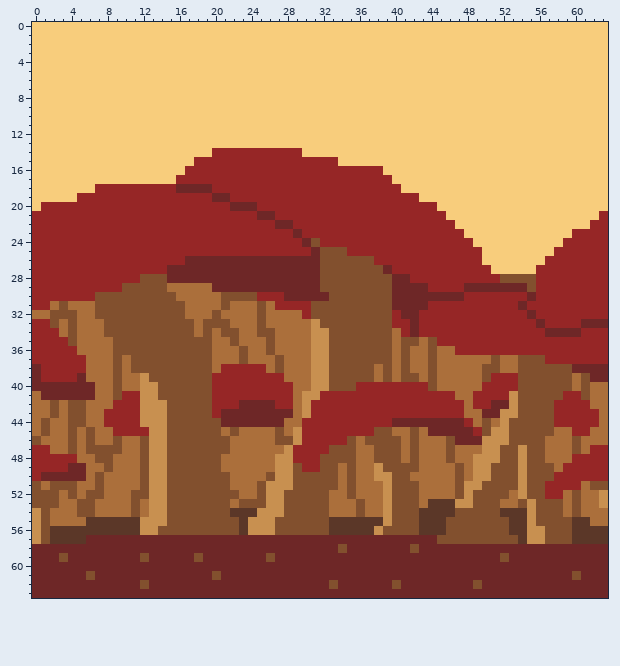
File history of a pixel-art file, assets/bg-mushroom.ase. Above: the version before the commit.
64x64 pixels, 1 frame.
The result:
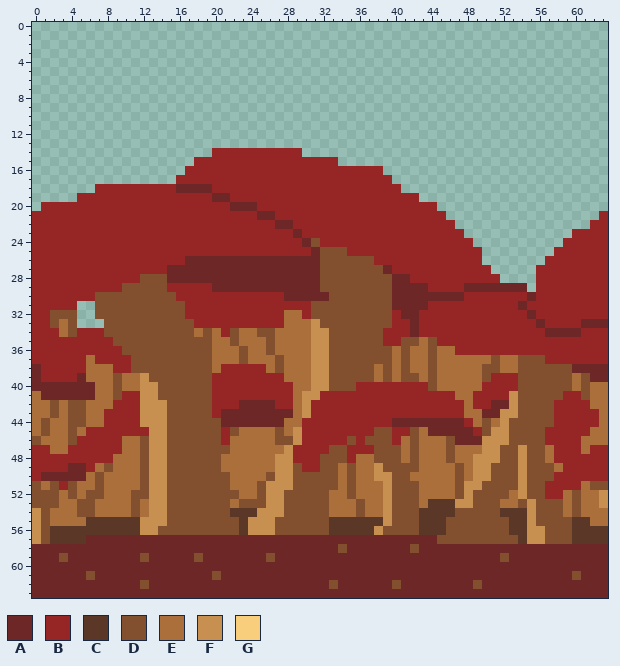
Palette (. is transparent): A #6e2727  B #962626  C #5b3728  D #82502e  E #ab6f3b  F #c89050  G #f8cd7c
Changes in this commit:
Layer "Bottom":
y 0..13: x 0..63 GGGGGGGGGGGGGGGGGGGGGGGGGGGGGGGGGGGGGGGGGGGGGGGGGGGGGGGGGGGGGGGG -> ................................................................
y 14: x 0..19 GGGGGGGGGGGGGGGGGGGG -> ....................; x 30..63 GGGGGGGGGGGGGGGGGGGGGGGGGGGGGGGGGG -> ..................................
y 15: x 0..17 GGGGGGGGGGGGGGGGGG -> ..................; x 34..63 GGGGGGGGGGGGGGGGGGGGGGGGGGGGGG -> ..............................
y 16: x 0..16 GGGGGGGGGGGGGGGGG -> .................; x 39..63 GGGGGGGGGGGGGGGGGGGGGGGGG -> .........................
y 17: x 0..15 GGGGGGGGGGGGGGGG -> ................; x 40..63 GGGGGGGGGGGGGGGGGGGGGGGG -> ........................
y 18: x 0..6 GGGGGGG -> .......; x 41..63 GGGGGGGGGGGGGGGGGGGGGGG -> .......................
y 19: x 0..4 GGGGG -> .....; x 43..63 GGGGGGGGGGGGGGGGGGGGG -> .....................
y 20: x 0 G -> .; x 45..63 GGGGGGGGGGGGGGGGGGG -> ...................
y 21: x 46..62 GGGGGGGGGGGGGGGGG -> .................
y 22: x 47..61 GGGGGGGGGGGGGGG -> ...............
y 23: x 48..59 GGGGGGGGGGGG -> ............
y 24: x 49..58 GGGGGGGGGG -> ..........
y 25: x 50..57 GGGGGGGG -> ........
y 26: x 50..56 GGGGGGG -> .......
y 27: x 51..55 GGGGG -> .....
y 28: x 52..55 DDDD -> ....
y 29: x 15..19 EEEEE -> BBBBB; x 55 D -> .
y 30: x 16..24 EEEEEDDDD -> BBBBBBBBB
y 31: x 2..6 EDEEE -> BBB..; x 17..26 EEEEDEEEDE -> BBBBBBBBBB
y 32: x 0..1 EE -> BB; x 5..6 EE -> ..; x 17..27 EEEDEEEEDEE -> BBBBBBBBBBB
y 33: x 5..7 EEE -> ...; x 18..27 EDDDEEEDEE -> BBBBBBBBBB
y 34: x 5..7 EEE -> BBB; x 21 D -> B; x 39..40 DE -> BB
y 35: x 4..8 DEEEE -> BBBBB; x 39..40 DE -> BB
y 36: x 5..9 EEEED -> BBBBB
y 37: x 7..10 EEDE -> BBBB
y 38: x 9..10 DE -> BB
y 45: x 6..8 DEE -> BBB; x 21 E -> B; x 40..41 EE -> BB; x 57..59 DEE -> BBB
y 46: x 5..9 EDEED -> BBBBB; x 21 D -> B; x 36 E -> B; x 40 D -> B; x 57..60 EEED -> BBBB
y 47: x 4..9 DEDDDD -> BBBBBB; x 35..37 DEE -> BBB; x 58..60 EED -> BBB
y 48: x 5..8 EEDD -> BBBB; x 35 D -> B; x 58..59 EE -> BB
y 49: x 6 E -> B
y 51: x 3 D -> B
